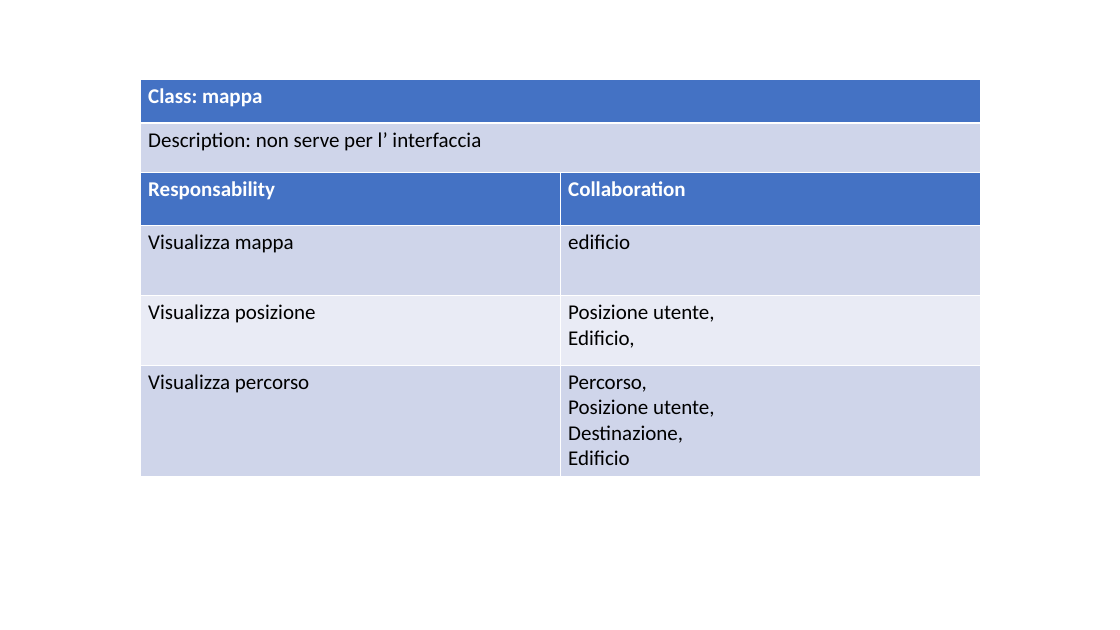
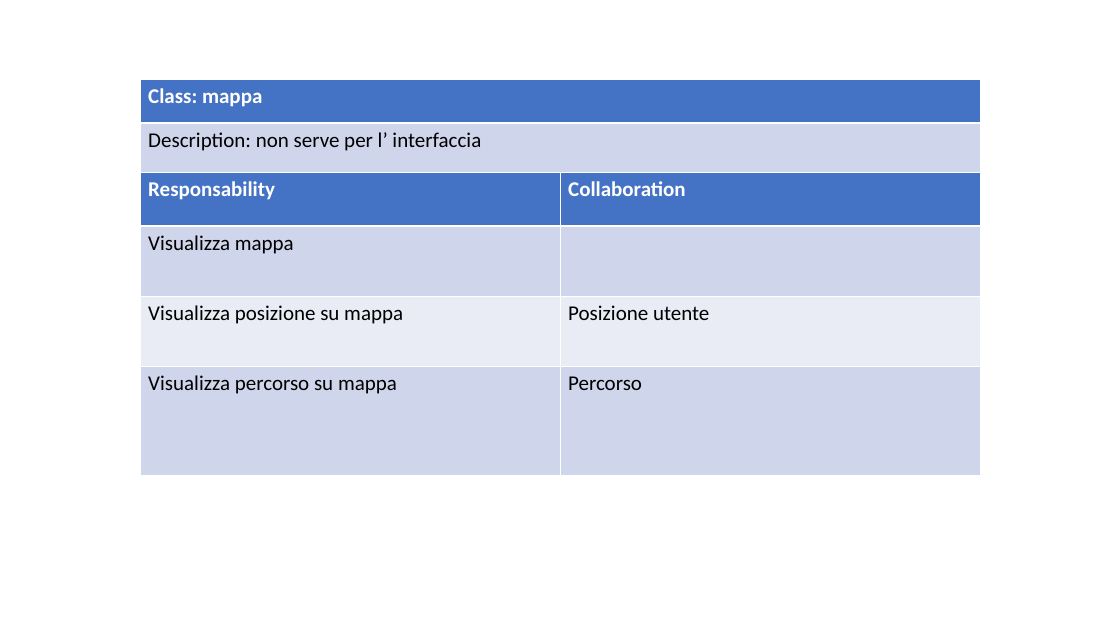
Before and after one commit to ecorradini/ProgettoIDS, a slide deck: slide 1 of AnalisiRequisiti/CRC/UT2/ClassiDiAnalisiUT2.ppt. Drawn at 1120x630 pixels with LibreOffice and Linux fonts; fonts in the diff are those of the drawing. Boxes give left, top, right and bottom in pixels: in the first picture for what was removed or moved away, otherwise in the second. Text is boxed around its words. In the diff, an @@ line names an element or a change of style, - is before the commit and + after.

```diff
--- a/AnalisiRequisiti/CRC/UT2/ClassiDiAnalisiUT2.ppt
+++ b/AnalisiRequisiti/CRC/UT2/ClassiDiAnalisiUT2.ppt
@@ table at (140,172,980,475) @@
-row 2, column 2: edificio
+row 2, column 2: 
-row 3, column 1: Visualizza posizione
+row 3, column 1: Visualizza posizione su mappa
-row 3, column 2: Posizione utente, / Edificio,
+row 3, column 2: Posizione utente
-row 4, column 1: Visualizza percorso
+row 4, column 1: Visualizza percorso su mappa
-row 4, column 2: Percorso, / Posizione utente, / Destinazione, / Edificio
+row 4, column 2: Percorso
```
Also in this commit, not shown: 2 other slides changed, 3 other files.
